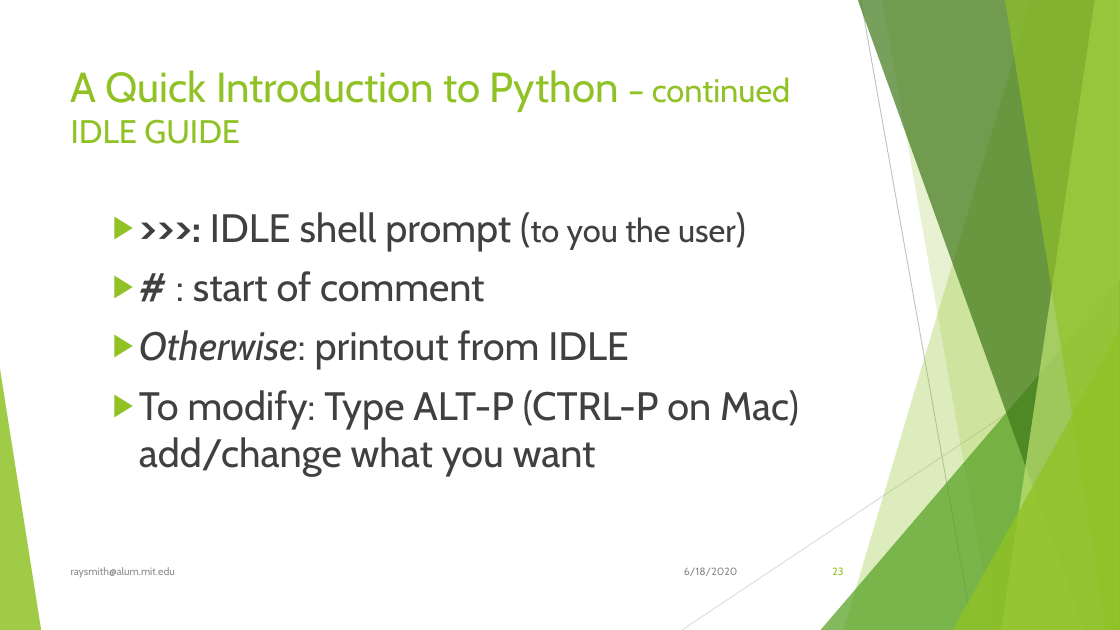
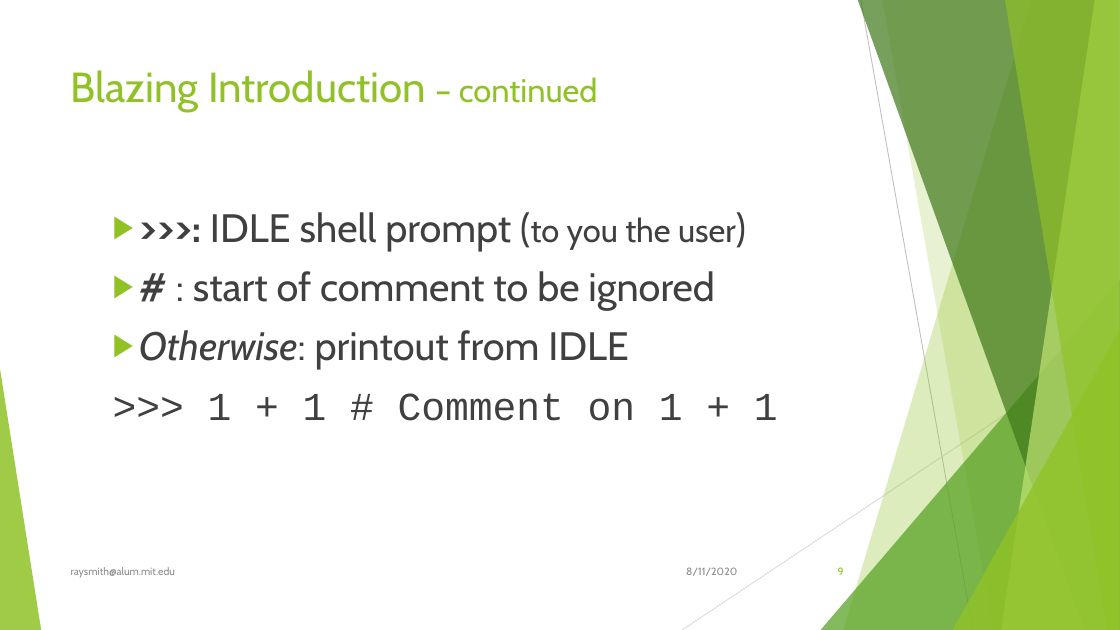
Before and after one commit to raysmith619/Introduction-To-Programming, a slide deck: slide 9 of Docs/Introduction to Proramming Using Python.pptx (slide 23 before the commit). Drawn at 1120x630 pixels with LibreOffice and Linux fonts; fonts in the diff are those of the drawing. Boxes give left, top, right and bottom in pixels: in the first picture for what was removed or moved away, otherwise in the second. Text is boxed around its words. In the diff, an @@ line names an element or a change of style, - is before the commit and + after.

```diff
--- a/Docs/Introduction to Proramming Using Python.pptx
+++ b/Docs/Introduction to Proramming Using Python.pptx
@@ title at (x1=71, y1=70, x2=598, y2=112): text changed @@
-A Quick Introduction to Python – continued
-IDLE GUIDE
+Blazing Introduction – continued
@@ text at (x1=193, y1=271, x2=715, y2=310): text changed @@
-  ▶ # : start of comment
+  ▶ # : start of comment to be ignored
@@ text at (x1=208, y1=393, x2=778, y2=421): text changed; font Cabin to Courier New @@
-  ▶ To modify: Type ALT-P (CTRL-P on Mac) add/change what you want
+  >>> 1 + 1 # Comment on 1 + 1
@@ text at (x1=686, y1=567, x2=737, y2=576): text changed @@
-6/18/2020
+8/11/2020
@@ page number at (x1=838, y1=567, x2=844, y2=575): text changed @@
-23
+9
```
Also in this commit, not shown: 104 other slides changed, 4 slides added, 1 other file.
